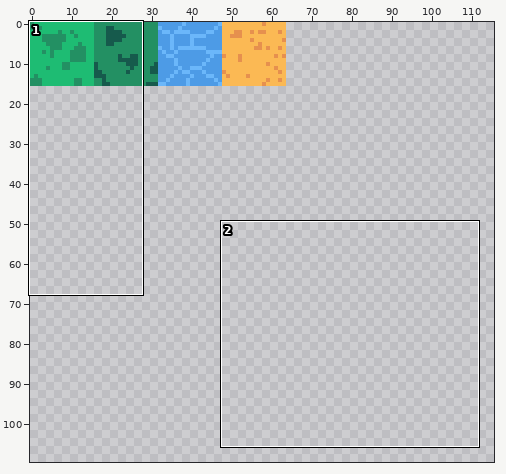
A sprite sheet gets an edit: assets/tiles.png. The picture above shows the old version from afar; the outline marks the close-up.
Close-up. Before:
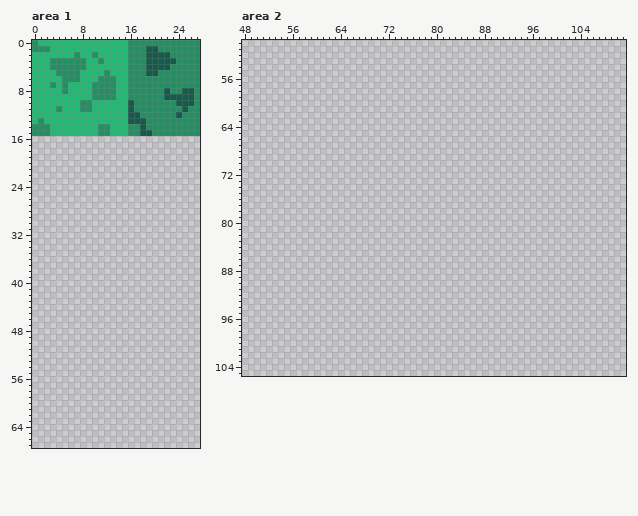
The file is 128x128 pixels. Colours within 5 levels of each other are drawn and written as one. Shown: area 1: x 0..27, y 0..67; area 2: x 48..111, y 50..105. The wide view leaves out empty margins.
After:
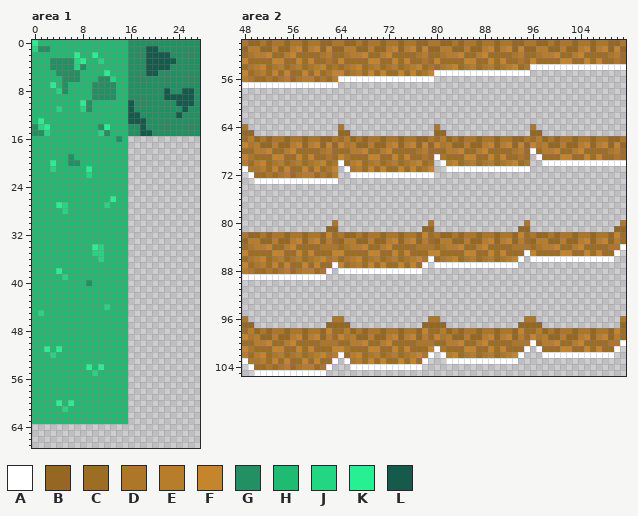
Palette (. is transparent): A #ffffff  B #966623  C #9e6d24  D #ad7628  E #b87d2a  F #c4852d  G #239063  H #1ebc73  J #22d682  K #26f092  L #165a4c
Edits made:
--- area 1
@@ x 0..17 @@
- 0 GHHHHHHHHHHHHHHHGG
- 1 GGGHHHHHHHHHHHHHGG
- 2 HHHHHHHGHHGHHHHHGG
- 3 HHHGGGGGGHHGHHHHGG
- 4 HHHGGGGGGHHHHHHHGG
- 5 HHHHGGGGHHHHGHHHGG
- 6 HHHHHGGGHHHGGGHHGG
- 7 HHHGHGHHHHGGGGHHGG
- 8 HHHHHGHHHHGGGGHHGG
+ 0 KHHHHHHHHHHHHHHHGG
+ 1 JGGHHHHHHHHHHHHHGG
+ 2 HHHHHHHKHHKHHHHHGG
+ 3 HHHGGGGJKHHJHHHHGG
+ 4 HHHGGGGJGHHHHHHHGG
+ 5 HHHHGGGGHHHHKHHHGG
+ 6 HHHHHGGGHHHGGJHHGG
+ 7 HHHKHGHHHHGGGGHHGG
+ 8 HHHHJGHHHHGGGGHHGG
  9 HHHHHHHHHHGGGGHHGG
-10 HHHHHHHHGGHHHHHHLG
-11 HHHHGHHHGGHHHHHHLG
+10 HHHHHHHHKGHHHHHHLG
+11 HHHHJHHHJGHHHHHHLG
 12 HHHHHHHHHHHHHHHHLL
-13 HGHHHHHHHHHHHHHHLL
-14 GGGHHHHHHHHGGHHHGG
-15 GGGHHHHHHHHGGHHHGG
-16 ..................
-17 ..................
-18 ..................
-19 ..................
-20 ..................
-21 ..................
-22 ..................
-23 ..................
-24 ..................
-25 ..................
-26 ..................
-27 ..................
-28 ..................
-29 ..................
-30 ..................
-31 ..................
-32 ..................
-33 ..................
-34 ..................
-35 ..................
-36 ..................
-37 ..................
-38 ..................
-39 ..................
-40 ..................
-41 ..................
-42 ..................
-43 ..................
-44 ..................
-45 ..................
-46 ..................
-47 ..................
-48 ..................
-49 ..................
-50 ..................
-51 ..................
-52 ..................
-53 ..................
-54 ..................
-55 ..................
-56 ..................
-57 ..................
-58 ..................
-59 ..................
-60 ..................
-61 ..................
-62 ..................
-63 ..................
+13 HKHHHHHHHHHHHHHHLL
+14 GJKHHHHHHHHGKHHHGG
+15 GGJHHHHHHHHJGHHHGG
+16 HHHHHHHHHHHHHHGH..
+17 HHHHHHHHHHHHHHHH..
+18 HHHHHHHHHHHHHHHH..
+19 HHHHHHGHHHHHHHHH..
+20 HHHKHHGGHHHHHHHH..
+21 HHHJHHHHHKHHHHHH..
+22 HHHHHHHHHJHHHHHH..
+23 HHHHHHHHHHHHHHHH..
+24 HHHHHHHHHHHHHHHH..
+25 HHHHHHHHHHHHHHHH..
+26 HHHHHHHHHHHHHKHH..
+27 HHHHKJHHHHHHJHHH..
+28 HHHHHJHHHHHHHHHH..
+29 HHHHHHHHHHHHHHHH..
+30 HHHHHHHHHHHHHHHH..
+31 HHHHHHHHHHHHHHHH..
+32 HHHHHHHHHHHHHHHH..
+33 HHHHHHHHHHHHHHHH..
+34 HHHHHHHHHHKJHHHH..
+35 HHHHHHHHHHJJHHHH..
+36 HHHHHHHHHHHJHHHH..
+37 HHHHHHHHHHHHHHHH..
+38 HHHHKHHHHHHHHHHH..
+39 HHHHHJHHHHHHHHHH..
+40 HHHHHHHHHGHHHHHH..
+41 HHHHHHHHHHHHHHHH..
+42 HHHHHHHHHHHHHHHH..
+43 HHHHHHHHHHHHHHHH..
+44 HHHHHHHHHHHHJHHH..
+45 HJHHHHHHHHHHHHHH..
+46 HHHHHHHHHHHHHHHH..
+47 HHHHHHHHHHHHHHHH..
+48 HHHHHHHHHHHHHHHH..
+49 HHHHHHHHHHHHHHHH..
+50 HHHHHHHHHHHHHHHH..
+51 HHKHKHHHHHHHHHHH..
+52 HHHJHHHHHHHHHHHH..
+53 HHHHHHHHHHHHHHHH..
+54 HHHHHHHHHKHKHHHH..
+55 HHHHHHHHHHJHHHHH..
+56 HHHHHHHHHHHHHHHH..
+57 HHHHHHHHHHHHHHHH..
+58 HHHHHHHHHHHHHHHH..
+59 HHHHHHHHHHHHHHHH..
+60 HHHHKHKHHHHHHHHH..
+61 HHHHHJHHHHHHHHHH..
+62 HHHHHHHHHHHHHHHH..
+63 HHHHHHHHHHHHHHHH..
 64 ..................
--- area 2
@@ x 48..111 @@
- 50 ................................................................
- 51 ................................................................
- 52 ................................................................
- 53 ................................................................
- 54 ................................................................
- 55 ................................................................
- 56 ................................................................
- 57 ................................................................
+ 50 DBBDBDDBDDBDDBBDDBBDBDDBDDBDDBBDDBBDBDDBDDBDDBBDDBBDBDDBDDBDDBBD
+ 51 BEEBBEBBEFBEFBFBBEEBBEBBEFBEFBFBBEEBBEBBEFBEFBFBBEEBBEBBEFBEFBFB
+ 52 CDEEFCCEFCCCCDECCDEEFCCEFCCCCDECCDEEFCCEFCCCCDECCDEEFCCEFCCCCDEC
+ 53 FCCCCFFCCFCFCCDCFCCCCFFCCFCFCCDCFCCCCFFCCFCFCCDCFCCCCFFCCFCFCCDC
+ 54 CDEFCDECDECDEFCDCDEFCDECDECDEFCDCDEFCDECDECDEFCDAAAAAAAAAAAAAAAA
+ 55 FCDECFCFCCFCFCDFFCDECFCFCCFCFCDFAAAAAAAAAAAAAAAA................
+ 56 EDCCDCDECDEECDCEAAAAAAAAAAAAAAAA................................
+ 57 AAAAAAAAAAAAAAAA................................................
  58 ................................................................
@@ x 48..111 @@
  63 ................................................................
- 64 ................................................................
- 65 ................................................................
- 66 ................................................................
- 67 ................................................................
- 68 ................................................................
- 69 ................................................................
- 70 ................................................................
- 71 ................................................................
- 72 ................................................................
- 73 ................................................................
+ 64 D...............D...............D...............D...............
+ 65 BB..............BB..............BB..............BB..............
+ 66 CEBDBDDBDDBDDBBDCEBDBDDBDDBDDBBDCEBDBDDBDDBDDBBDCEBDBDDBDDBDDBBD
+ 67 FDEBBEBBEFBEFBFBFDEBBEBBEFBEFBFBFDEBBEBBEFBEFBFBFDEBBEBBEFBEFBFB
+ 68 CCEEFCCEFCCCCDECCCEEFCCEFCCCCDECCCEEFCCEFCCCCDECACEEFCCEFCCCCDEC
+ 69 FDCCCFFCCFCFCCDCFDCCCFFCCFCFCCDCADCCCFFCCFCFCCDC.ACCCFFCCFCFCCDC
+ 70 ECEFCDECDECDEFCDACEFCDECDECDEFCD.AEFCDECDECDEFCD..AAAAAAAAAAAAAA
+ 71 ADDECFCFCCFCFCDF.ADECFCFCCFCFCDF..AAAAAAAAAAAAAA................
+ 72 .ACCDCDECDEECDCE..AAAAAAAAAAAAAA................................
+ 73 ..AAAAAAAAAAAAAA................................................
  74 ................................................................
@@ x 48..111 @@
  79 ................................................................
- 80 ................................................................
- 81 ................................................................
- 82 ................................................................
- 83 ................................................................
- 84 ................................................................
- 85 ................................................................
- 86 ................................................................
- 87 ................................................................
- 88 ................................................................
- 89 ................................................................
+ 80 ...............D...............D...............D...............D
+ 81 ..............BB..............BB..............BB..............BB
+ 82 DBBDBDDBDDBDDBFCDBBDBDDBDDBDDBFCDBBDBDDBDDBDDBFCDBBDBDDBDDBDDBFC
+ 83 BEEBBEBBEFBEFBECBEEBBEBBEFBEFBECBEEBBEBBEFBEFBECBEEBBEBBEFBEFBEC
+ 84 CDEEFCCEFCCCCDDDCDEEFCCEFCCCCDDDCDEEFCCEFCCCCDDDCDEEFCCEFCCCCDDA
+ 85 FCCCCFFCCFCFCCCFFCCCCFFCCFCFCCCFFCCCCFFCCFCFCCCAFCCCCFFCCFCFCCA.
+ 86 CDEFCDECDECDEFDECDEFCDECDECDEFDACDEFCDECDECDEFA.AAAAAAAAAAAAAA..
+ 87 FCDECFCFCCFCFCCAFCDECFCFCCFCFCA.AAAAAAAAAAAAAA..................
+ 88 EDCCDCDECDEECDA.AAAAAAAAAAAAAA..................................
+ 89 AAAAAAAAAAAAAA..................................................
  90 ................................................................
@@ x 48..111 @@
  95 ................................................................
- 96 ................................................................
- 97 ................................................................
- 98 ................................................................
- 99 ................................................................
-100 ................................................................
-101 ................................................................
-102 ................................................................
-103 ................................................................
-104 ................................................................
-105 ................................................................
+ 96 D..............DD..............DD..............DD..............D
+ 97 BB............BBBB............BBBB............BBBB.............B
+ 98 CEBDBDDBDDBDDBFCCEBDBDDBDDBDDBFCCEBDBDDBDDBDDBFCCEBDBDDBDDBDDBFC
+ 99 FDEBBEBBEFBEFBECFDEBBEBBEFBEFBECFDEBBEBBEFBEFBECFDEBBEBBEFBEFBEC
+100 CCEEFCCEFCCCCDDDCCEEFCCEFCCCCDDDCCEEFCCEFCCCCDDDACEEFCCEFCCCCDDA
+101 FDCCCFFCCFCFCCCFFDCCCFFCCFCFCCCFADCCCFFCCFCFCCCA.ACCCFFCCFCFCCA.
+102 ECEFCDECDECDEFDEACEFCDECDECDEFDA.AEFCDECDECDEFA...AAAAAAAAAAAA..
+103 ADDECFCFCCFCFCCA.ADECFCFCCFCFCA...AAAAAAAAAAAA..................
+104 .ACCDCDECDEECDA...AAAAAAAAAAAA..................................
+105 ..AAAAAAAAAAAA..................................................
